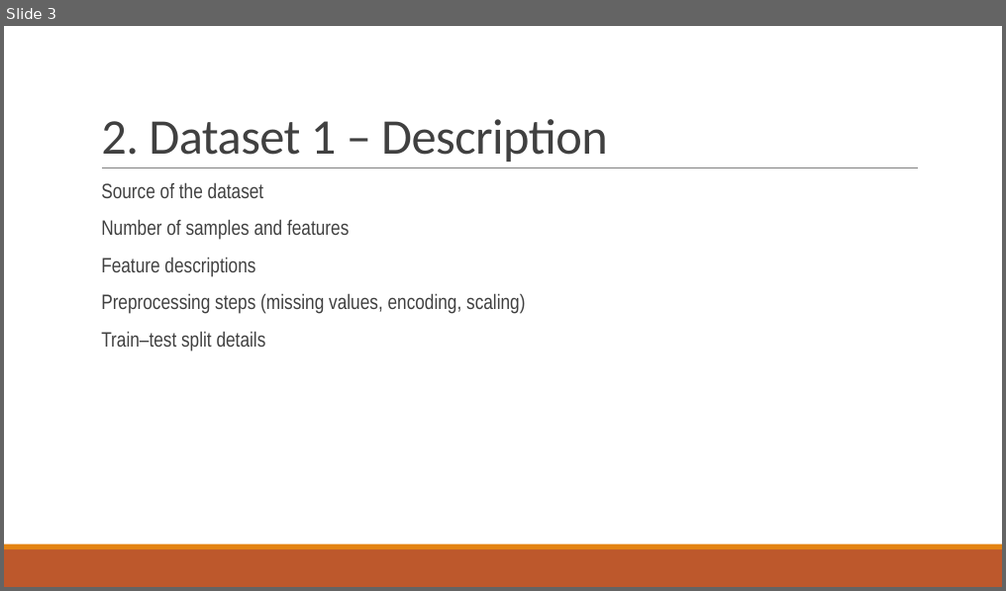
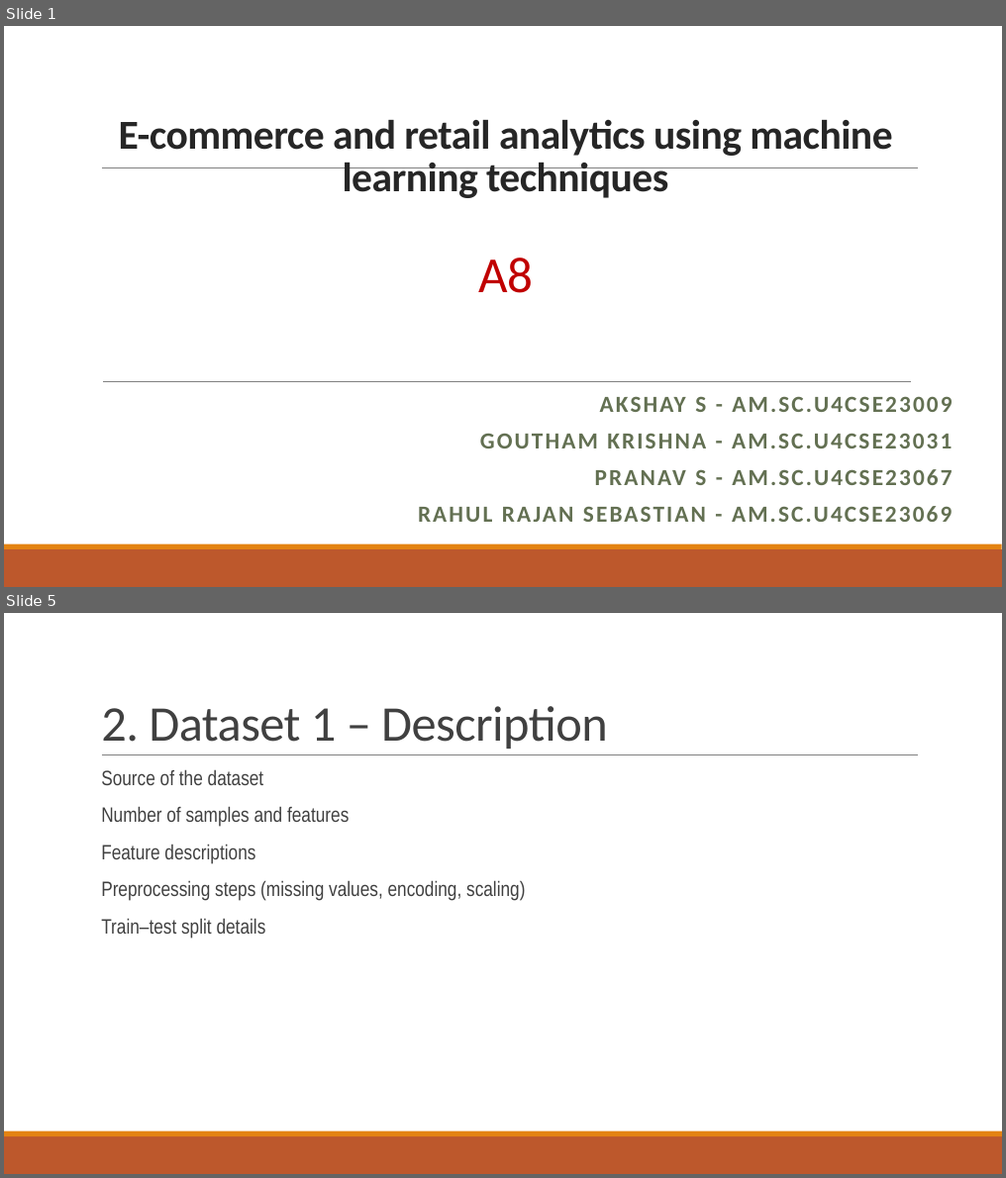
Before and after one commit to akay6483/mmml-ecommerce, a slide deck: docs/23CSE301_A8.pptx. Shown one above the other, each under a label of ours: slide 3 before the commit, slides 1 and 5 after it; the slides between them are not shown. The pictures are 1006x591 and 1006x1178 pixels, drawn with LibreOffice and Linux fonts; fonts in the diff are those of the drawing; background and template pictures are left out. Boxes give left, top, right and bottom in pixels: in the first picture for what was removed or moved away, otherwise in the second. Text is boxed around its words. In the diff, an @@ line names an element or a change of style, - is before the commit and + after.

```diff
--- a/docs/23CSE301_A8.pptx
+++ b/docs/23CSE301_A8.pptx
@@ slide 1 added at (x1=4, y1=26, x2=1002, y2=587), background picture (left out); not listed: 3 template elements that a slide beside it also shows @@
@@ title added at (x1=119, y1=119, x2=892, y2=293), 39.6 pt, text #262626, bold @@
+E-commerce and retail analytics using machine learning techniques
+A8
@@ line added from (103, 381) to (912, 381), #808080 0.5 pt @@
@@ subtitle added at (x1=418, y1=396, x2=951, y2=522), 22.2 pt, text #637052, bold @@
+AKSHAY S - AM.SC.U4CSE23009
+GOUTHAM KRISHNA - AM.SC.U4CSE23031
+PRANAV S - AM.SC.U4CSE23067
+RAHUL RAJAN SEBASTIAN - AM.SC.U4CSE23069
@@ what was slide 3 is now slide 5 @@
```
Also in this commit, not shown: 1 slide changed, 12 other slides added, 2 slides removed, 7 other files.
